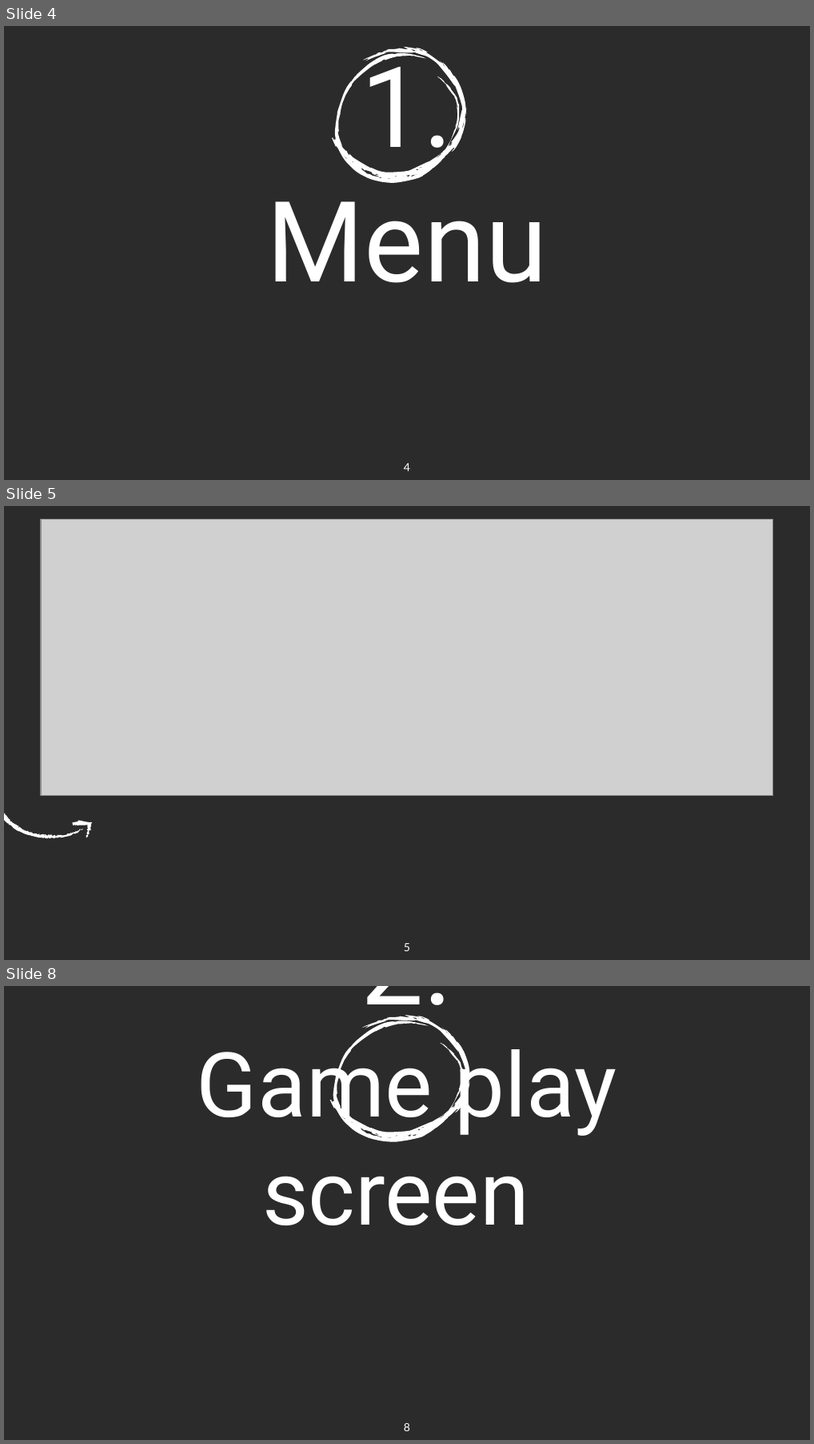
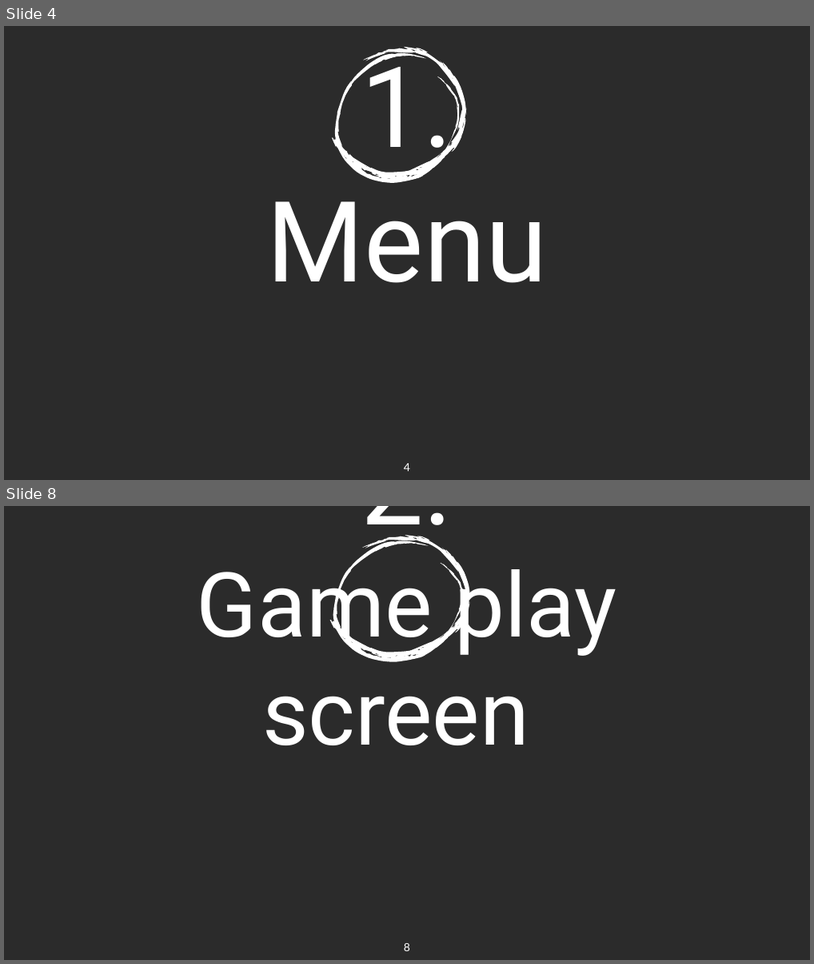
Before and after one commit to serema12/2048-Game, a slide deck: DSA_Presentation.pptx. Shown one above the other, each under a label of ours: slides 4, 5 and 8 before the commit, slides 4 and 8 after it; the slides between them are not shown. The pictures are 814x1444 and 814x964 pixels, drawn with LibreOffice and Linux fonts; fonts in the diff are those of the drawing; grey boxes stand for pictures; background and template pictures are left out; a plain dark background stands for a picture behind light text. Boxes give left, top, right and bottom in pixels: in the first picture for what was removed or moved away, otherwise in the second. Text is boxed around its words. In the diff, an @@ line names an element or a change of style, - is before the commit and + after.

```diff
--- a/DSA_Presentation.pptx
+++ b/DSA_Presentation.pptx
@@ slide 5 removed at (4, 506, 810, 960), background picture (left out) @@
@@ picture removed at (41, 520, 774, 796) @@
@@ freeform shape removed at (4, 751, 84, 857) @@
@@ freeform shape removed at (71, 815, 96, 840) @@
@@ page number removed at (404, 943, 410, 951) @@
-5
```
Also in this commit, not shown: 4 slides changed, 3 slides added, 2 other slides removed.
